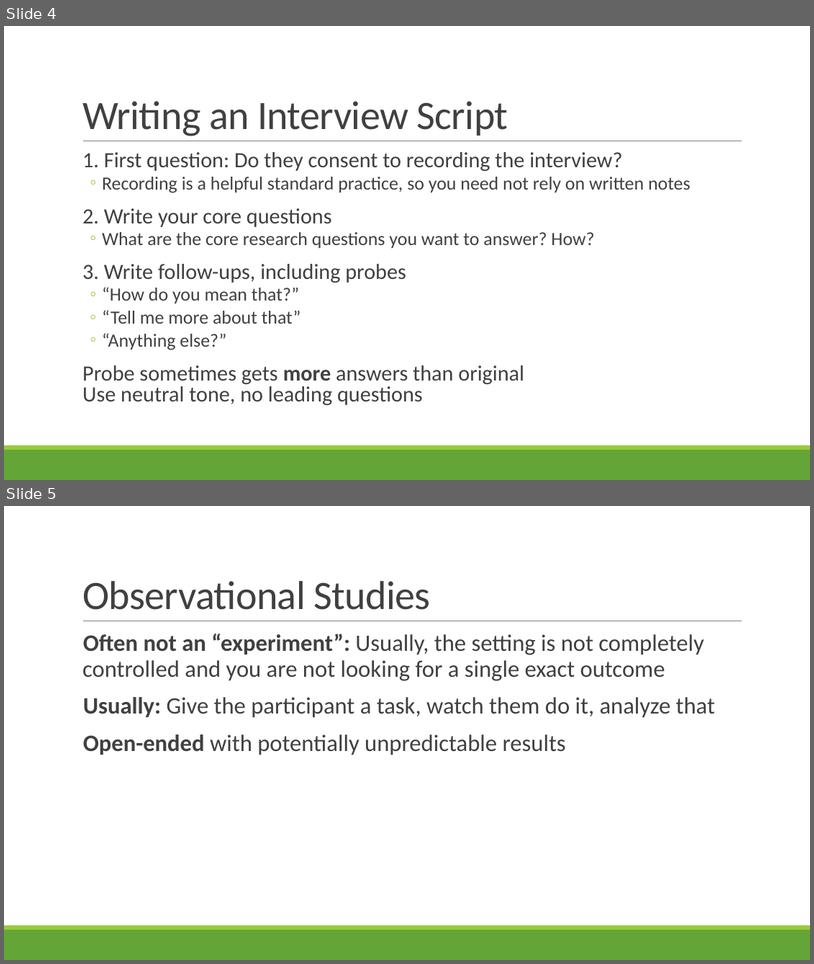
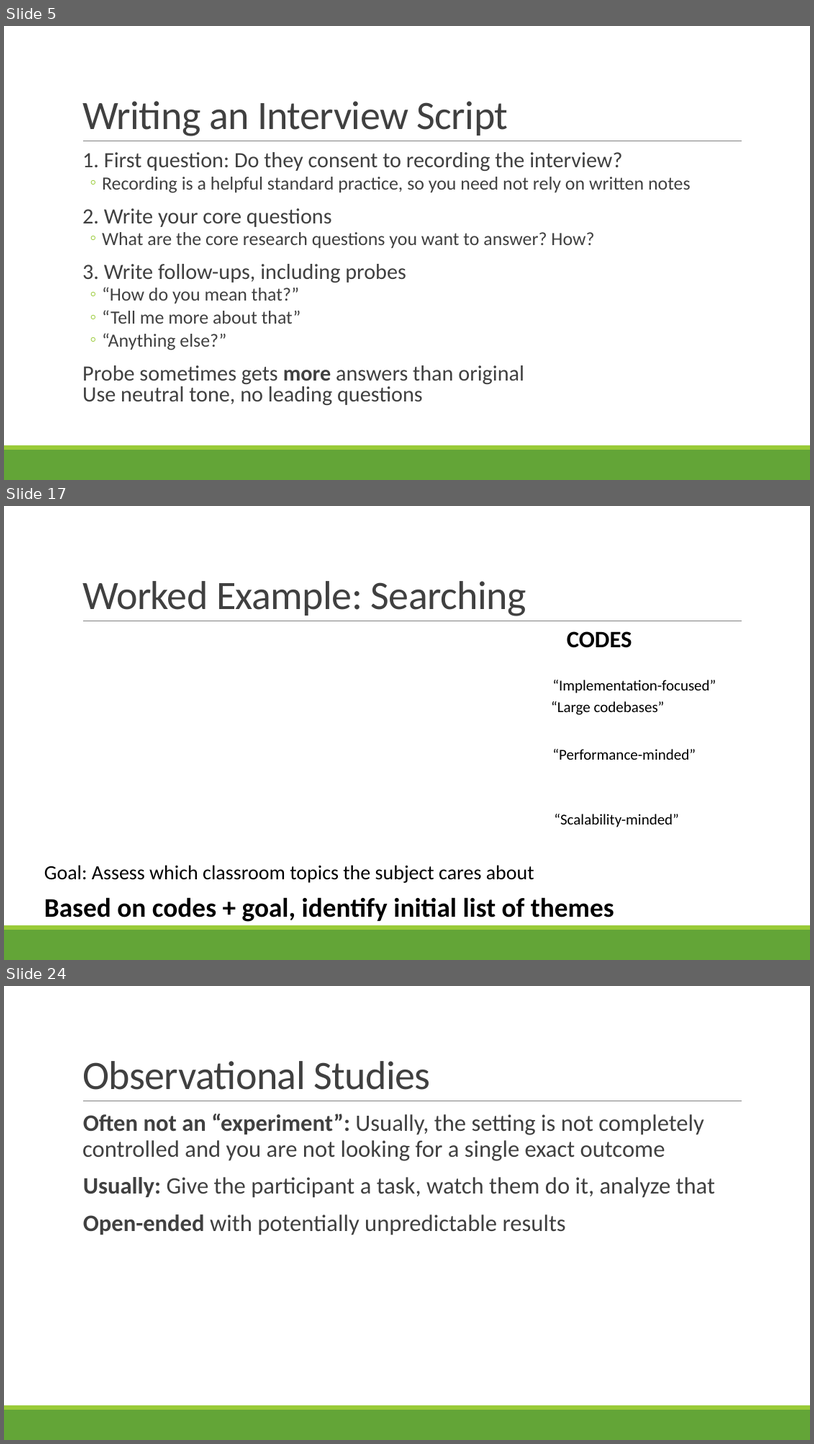
Before and after one commit to rbohrer/pl-course, a slide deck: LectureSlides/09Design3.pptx. Shown one above the other, each under a label of ours: slides 4 and 5 before the commit, slides 5, 17 and 24 after it; the slides between them are not shown. The pictures are 814x964 and 814x1444 pixels, drawn with LibreOffice and Linux fonts; fonts in the diff are those of the drawing. Boxes give left, top, right and bottom in pixels: in the first picture for what was removed or moved away, otherwise in the second. Text is boxed around its words. In the diff, an @@ line names an element or a change of style, - is before the commit and + after.

```diff
--- a/LectureSlides/09Design3.pptx
+++ b/LectureSlides/09Design3.pptx
@@ slide 17 added at [4,506,810,960], background #FFFFFF; not listed: 3 template elements that a slide beside it also shows @@
@@ title added at [82,581,527,616], 48 pt, text #404040 @@
+Worked Example: Searching
@@ text added at [567,631,633,648], 28 pt, text #000000, bold @@
+CODES
@@ text added at [553,680,716,693], 18 pt, text #000000 @@
+“Implementation-focused”
@@ text added at [551,701,665,715], 18 pt, text #000000 @@
+“Large codebases”
@@ text added at [553,749,696,759], 18 pt, text #000000 @@
+“Performance-minded”
@@ text added at [554,813,679,827], 18 pt, text #000000 @@
+“Scalability-minded”
@@ text added at [44,865,535,883], 24 pt, text #000000 @@
+Goal: Assess which classroom topics the subject cares about
@@ text added at [44,897,615,921], 32 pt, text #000000, bold @@
+Based on codes + goal, identify initial list of themes
@@ what was slide 4 is now slide 5 @@
@@ what was slide 5 is now slide 24 @@
```
Also in this commit, not shown: 2 slides changed, 17 other slides added, 2 slides removed.
